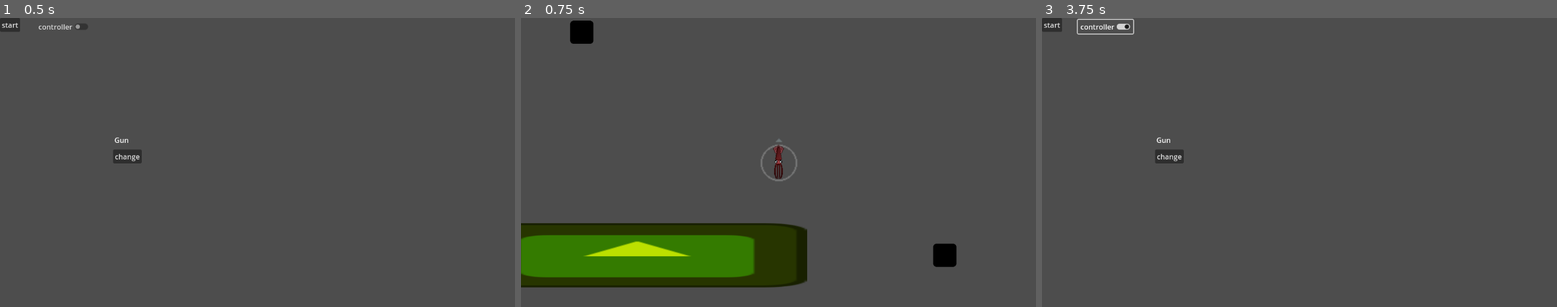
Above: before the commit, frames 1-3 (left to right).
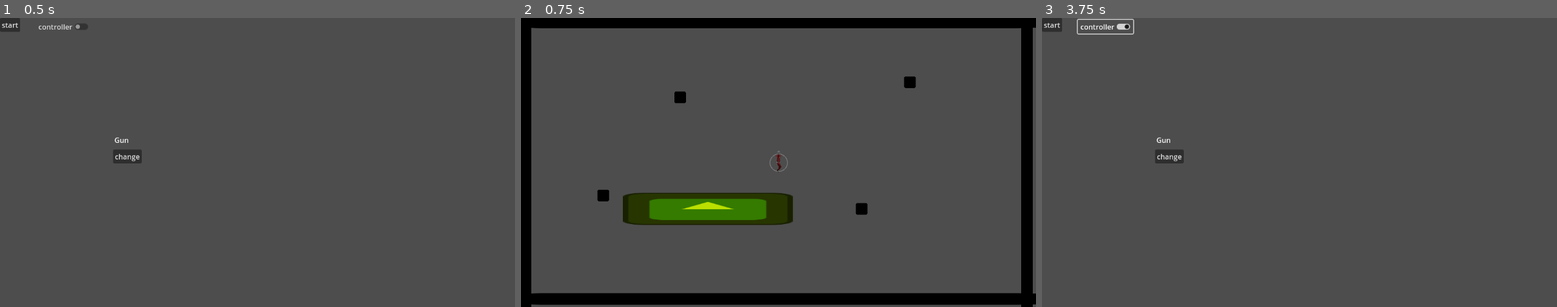
Above: after the commit, the same moments.

Repository: john-code102/Game_01
Game: Godot game, scene res://menu.tscn
Same seed, same stepped clock (60 frames per second), same inputs: the game is played once before the commit and once after it. The engine's default icon, where the game draws it, is replaced by a stand-in: a white triangle on a blue panel in a dark square.
Inputs:
- Up to frame 1 (0.5 s): no input
- Up to frame 2 (0.75 s): click "start" at 0.5 s
- Up to frame 3 (3.75 s): tap Enter at 1.25 s; tap R (return home) at 1.35, 2.85 s; click "start" at 2 s; tap Space at 2.75 s; click "controller" at 3.5 s

Frame 1 is identical in both runs. In frame 2, 28% of the frame differs, in the area x 0-100%, y 0-100%; in frame 3, nothing differs.

Commit message:
More changes to ink particle
its like better and stuff but it also still sucks

Diff:
--- a/top-down-shooter/bullets/bullet1.tscn
+++ b/top-down-shooter/bullets/bullet1.tscn
@@ -32,19 +32,22 @@
 }]
 
 [sub_resource type="Curve" id="Curve_8keah"]
-_data = [Vector2(0, 0.49438208), 0.0, 0.0, 0, 0, Vector2(0.34090906, 1), 0.0, 0.0, 0, 0, Vector2(1, 0), 0.0, 0.0, 0, 0]
-point_count = 3
+_limits = [0.0, 3.0, 0.0, 1.0]
+_data = [Vector2(0, 0.49438208), 0.0, 0.0, 0, 0, Vector2(1, 3), 0.0, 0.0, 0, 0]
+point_count = 2
 
 [sub_resource type="CurveTexture" id="CurveTexture_7fat3"]
 curve = SubResource("Curve_8keah")
 
 [sub_resource type="ParticleProcessMaterial" id="ParticleProcessMaterial_635yf"]
 particle_flag_disable_z = true
-initial_velocity_min = 2.0
-initial_velocity_max = 5.0
+inherit_velocity_ratio = 1.0
+spread = 180.0
+radial_velocity_min = 9.999977
+radial_velocity_max = 24.999977
 gravity = Vector3(0, 0, 0)
-scale_min = 5.0
-scale_max = 10.0
+scale_min = 2.0
+scale_max = 4.0
 scale_curve = SubResource("CurveTexture_7fat3")
 color = Color(0, 0, 0, 1)
 turbulence_enabled = true
@@ -72,8 +75,9 @@
 sprite_frames = SubResource("SpriteFrames_2hrb6")
 
 [node name="GPUParticles2D" type="GPUParticles2D" parent="."]
-amount = 25
-lifetime = 5.0
+amount = 5000
+texture = ExtResource("2_8keah")
+lifetime = 10.0
 process_material = SubResource("ParticleProcessMaterial_635yf")
 
 [connection signal="body_entered" from="Area2D" to="." method="_on_area_2d_body_entered"]
--- a/top-down-shooter/player.tscn
+++ b/top-down-shooter/player.tscn
@@ -1,12 +1,12 @@
 [gd_scene load_steps=12 format=3 uid="uid://38axbtnnp5fm"]
 
 [ext_resource type="Script" uid="uid://c6egktmv0fwe" path="res://player.gd" id="1_onrkg"]
-[ext_resource type="Texture2D" uid="uid://bf7vul6ykaugc" path="res://Images/Squid_0003.png" id="2_1jxqw"]
+[ext_resource type="Texture2D" uid="uid://mws7xdce72qp" path="res://Images/Squid_0001.png" id="2_1jxqw"]
+[ext_resource type="Texture2D" uid="uid://fwp6htc0yg3a" path="res://Images/Squid_0002.png" id="3_dw050"]
 [ext_resource type="Script" uid="uid://dllnbo6vi37hm" path="res://weapon_holder.gd" id="3_hqtel"]
 [ext_resource type="PackedScene" uid="uid://b52kqgvdg37bf" path="res://thrust_effect.tscn" id="3_i3pqv"]
 [ext_resource type="Texture2D" uid="uid://dw6homeera1go" path="res://Reticle.png" id="4_sweqy"]
-[ext_resource type="Script" uid="uid://cimoixtmpl6jh" path="res://health.gd" id="5_2hs0m"]
-[ext_resource type="Texture2D" uid="uid://il1xdq678o4v" path="res://Images/Squid_0004.png" id="7_dw050"]
+[ext_resource type="Script" path="res://health.gd" id="5_2hs0m"]
 
 [sub_resource type="SpriteFrames" id="SpriteFrames_1jxqw"]
 animations = [{
@@ -15,7 +15,7 @@
 "texture": ExtResource("2_1jxqw")
 }, {
 "duration": 1.0,
-"texture": ExtResource("7_dw050")
+"texture": ExtResource("3_dw050")
 }],
 "loop": true,
 "name": &"default",
@@ -76,7 +76,7 @@
 texture = SubResource("GradientTexture2D_2hs0m")
 
 [node name="Camera2D" type="Camera2D" parent="."]
-zoom = Vector2(4, 4)
+zoom = Vector2(2, 2)
 position_smoothing_enabled = true
 
 [node name="grapple_line" type="Line2D" parent="."]
Binary file added: top-down-shooter/Images/Squid_0001.png
Not shown, added: top-down-shooter/Images/Squid_0001.png.import
Binary file added: top-down-shooter/Images/Squid_0002.png
Not shown, added: top-down-shooter/Images/Squid_0002.png.import
